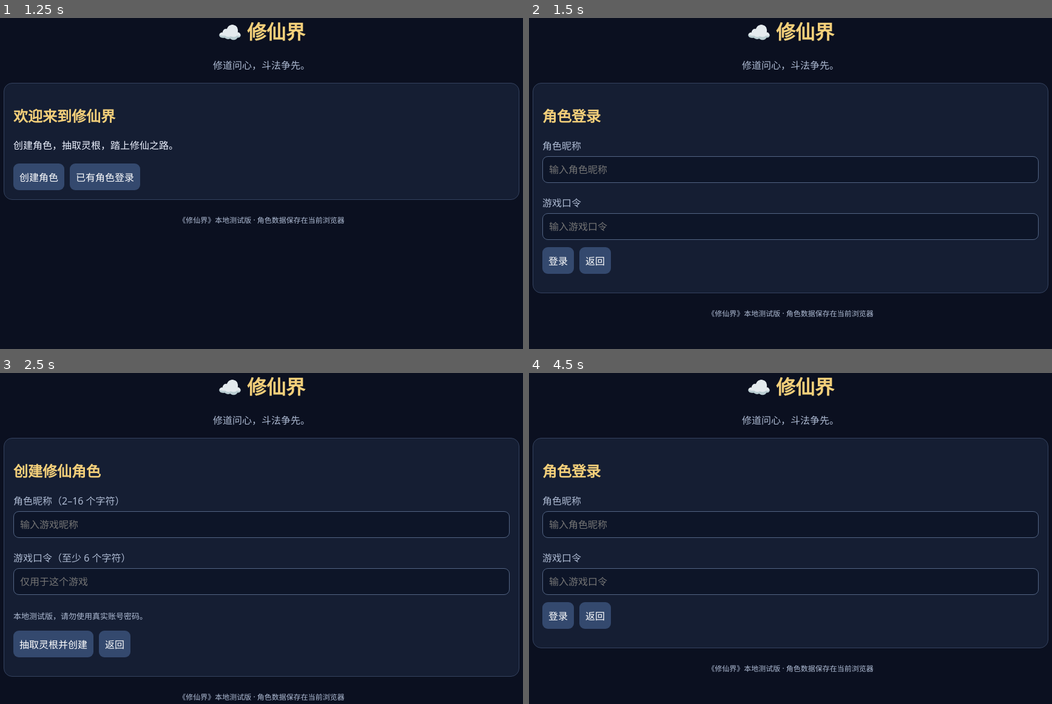
Above: before the commit, frames 1-4 (two rows, left to right).
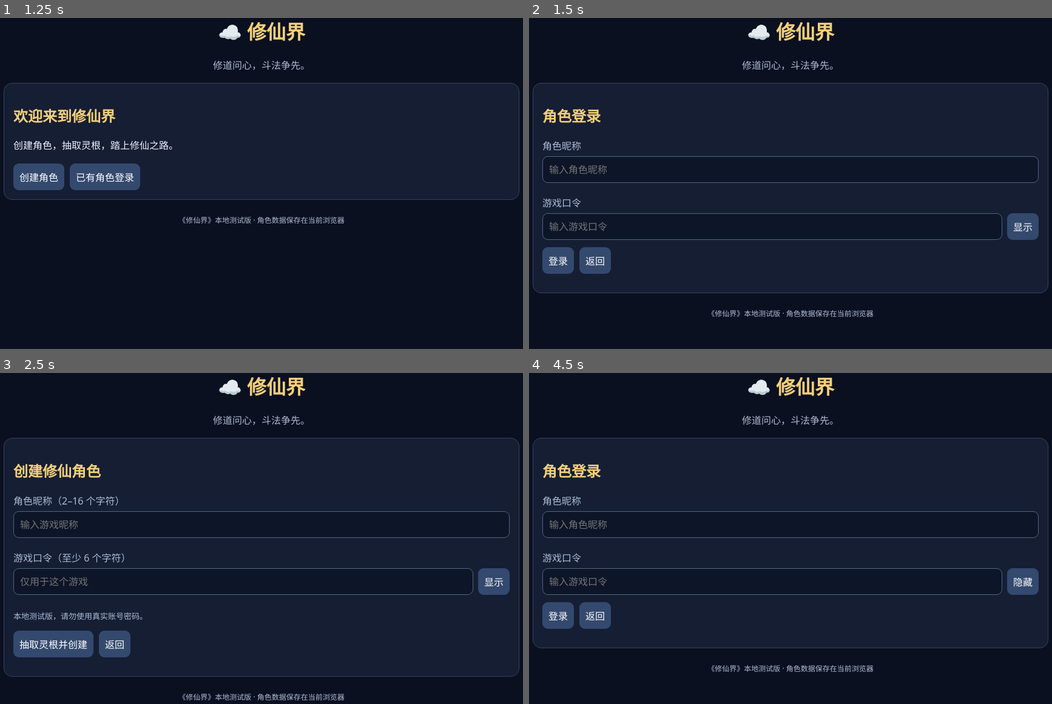
Above: after the commit, the same moments.

Repository: ikun-365/xiuxian-game
Game: browser game, page index.html
Same seed, same stepped clock (60 frames per second), same inputs: the game is played once before the commit and once after it.
Inputs (mouse positions are in pixels of both pictures, inside the frame that each line leads up to):
- Up to frame 1 (1.25 s): no input
- Up to frame 2 (1.5 s): click "已有角色登录" at 1.27 s
- Up to frame 3 (2.5 s): click "返回" at 1.87 s; click "创建角色" at 2.47 s
- Up to frame 4 (4.5 s): click "返回" at 3.07 s; click "已有角色登录" at 3.67 s; click (1020, 581) at 4.27 s, where only the run after the commit has a clickable "显示"

Frame 1 is identical in both runs. In frame 2, 0.5% of the frame differs, in the area x 89-98%, y 58-68%; in frame 3, 0.5%; in frame 4, 0.5%.

Commit message:
Improve registration flow and password visibility

Diff:
--- a/index.html
+++ b/index.html
@@ -18,6 +18,7 @@
     button:disabled{opacity:.4;cursor:not-allowed}
     input,select{background:#0d1528;color:white;border:1px solid #526483;max-width:100%}
     input{width:100%;margin:6px 0 12px}
+    .password-row{display:flex;gap:8px;align-items:center}.password-row input{flex:1;min-width:0}.password-row button{margin:6px 0 12px;white-space:nowrap}
     label{display:block;margin-top:8px;color:var(--muted)}
     .small{font-size:13px;color:var(--muted)}.gold{color:var(--gold)}.green{color:var(--green)}.red{color:var(--red)}.blue{color:var(--blue)}
     .hidden{display:none!important}
@@ -59,7 +60,7 @@
     <section id="register" class="panel hidden">
       <h2>创建修仙角色</h2>
       <label>角色昵称（2–16 个字符）</label><input id="regName" maxlength="16" placeholder="输入游戏昵称">
-      <label>游戏口令（至少 6 个字符）</label><input id="regPass" type="password" placeholder="仅用于这个游戏">
+      <label>游戏口令（至少 6 个字符）</label><div class="password-row"><input id="regPass" type="password" placeholder="仅用于这个游戏"><button type="button" onclick="togglePassword('regPass',this)">显示</button></div>
       <p class="small">本地测试版，请勿使用真实账号密码。</p>
       <div class="row"><button onclick="register()">抽取灵根并创建</button><button onclick="showPage('welcome')">返回</button></div>
       <p id="regMessage"></p>
@@ -68,7 +69,7 @@
     <section id="login" class="panel hidden">
       <h2>角色登录</h2>
       <label>角色昵称</label><input id="loginName" maxlength="16" placeholder="输入角色昵称">
-      <label>游戏口令</label><input id="loginPass" type="password" placeholder="输入游戏口令">
+      <label>游戏口令</label><div class="password-row"><input id="loginPass" type="password" placeholder="输入游戏口令"><button type="button" onclick="togglePassword('loginPass',this)">显示</button></div>
       <div class="row"><button onclick="login()">登录</button><button onclick="showPage('welcome')">返回</button></div>
       <p id="loginMessage"></p>
     </section>
@@ -356,6 +357,15 @@
     function equippedTechnique(p){return TECHNIQUES.find(t=>t.id===p.equipped)||TECHNIQUES[0]}
     function showPage(id){["welcome","register","login","game"].forEach(p=>document.getElementById(p).classList.toggle("hidden",p!==id))}
     function getRandomRoot(){const n=Math.floor(Math.random()*100)+1;return ROOTS.find(r=>n>=r.min&&n<=r.max).name}
+    function togglePassword(inputId,button){
+      const input=document.getElementById(inputId);
+      if(!input)return;
+      const showing=input.type==="password";
+      input.type=showing?"text":"password";
+      button.textContent=showing?"隐藏":"显示";
+      button.setAttribute("aria-pressed",String(showing));
+    }
+
     function register(){
     const name=document.getElementById("regName").value.trim(),pass=document.getElementById("regPass").value,msg=document.getElementById("regMessage");
     if(name.length<2||name.length>16){msg.textContent="昵称需要为 2–16 个字符。";return}
@@ -387,7 +397,10 @@
     battleHistory:[],
     createdAt:nowText()
     };
-    saveAccounts();msg.innerHTML="创建成功！灵根：<strong>"+escapeHtml(root)+"</strong>；初始境界：炼气一层。";
+    saveAccounts();
+    currentName=name;battle=null;expedition=null;
+    showPage("game");closeSubpage();renderGame();
+    document.getElementById("cultivateMessage").textContent="创建成功！灵根："+root+"；初始境界：炼气一层。欢迎踏入修仙界！";
     }
     function login(){
     const name=document.getElementById("loginName").value.trim(),pass=document.getElementById("loginPass").value,msg=document.getElementById("loginMessage");
